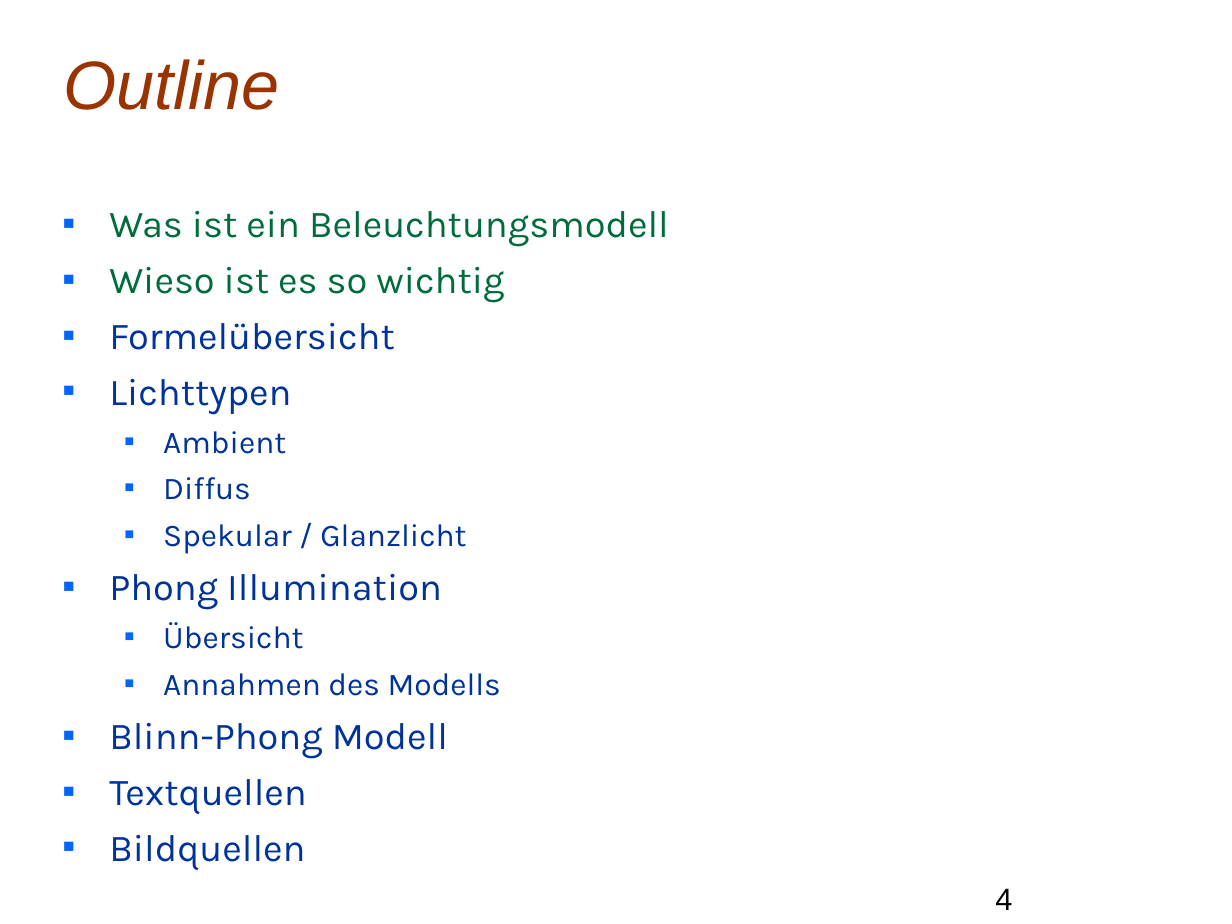
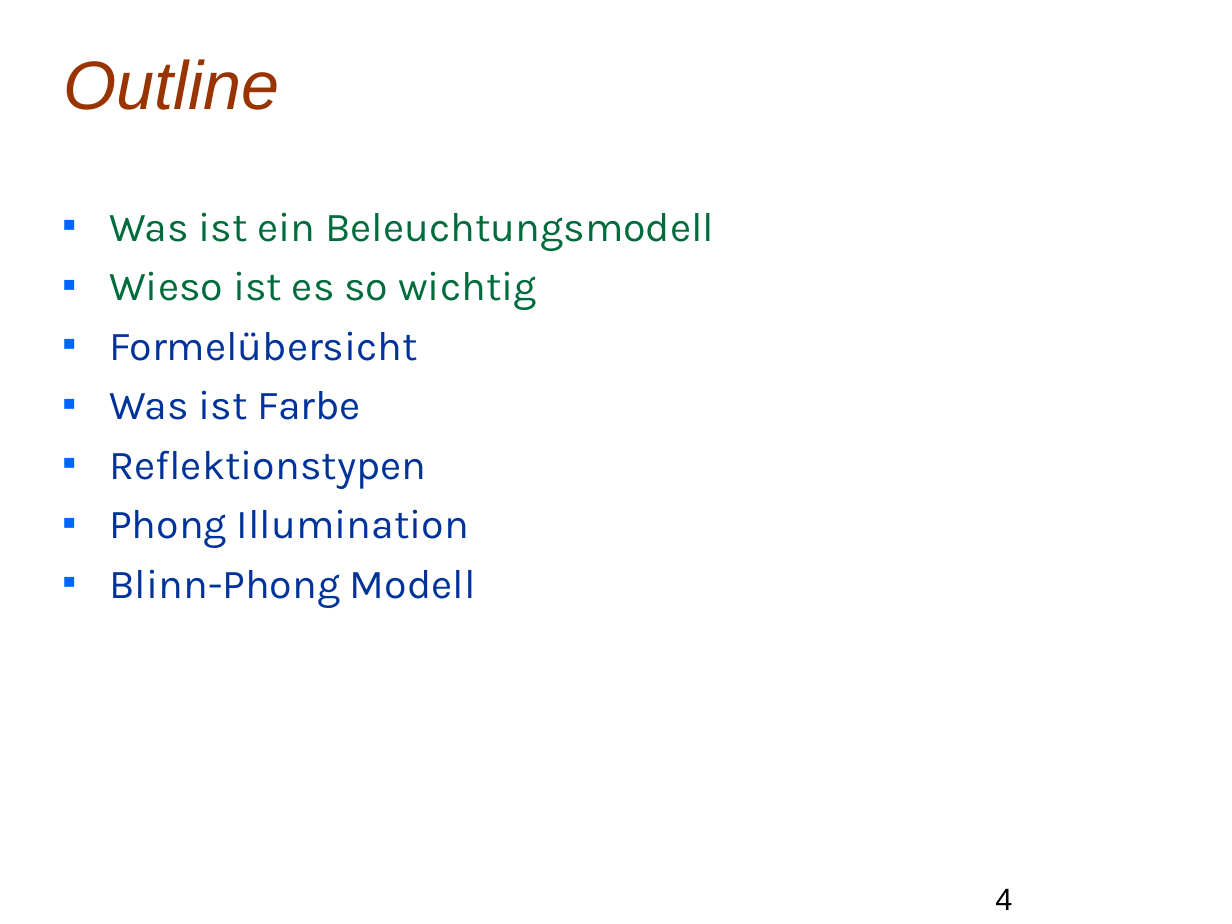
Before and after one commit to Mxtreme1/Presentation-on-The-Phong-Illumination-Model, a slide deck: slide 4 of PIM.odp. Drawn at 1232x924 pixels with LibreOffice and Linux fonts; fonts in the diff are those of the drawing; background and template pictures are left out. Boxes give left, top, right and bottom in pixels: in the first picture for what was removed or moved away, otherwise in the second. Text is boxed around its words. In the diff, an @@ line names an element or a change of style, - is before the commit and + after.

```diff
--- a/PIM.odp
+++ b/PIM.odp
@@ text at (109,212,714,608): size 22.2 to 24 pt in "Was ist ein Beleuchtungsmodell", "Wieso ist es so wichtig", "Formelübersicht", "Phong Illumination" and 1 more places @@
@@ text at (109,390,426,489): text changed; size 18.5 to 24 pt @@
-■ Lichttypen
-  ■ Ambient
-  ■ Diffus
-  ■ Spekular / Glanzlicht
+■ Was ist Farbe
+■ Reflektionstypen
@@ text at (163,622,501,696): paragraphs removed @@
-  ■ Übersicht
-  ■ Annahmen des Modells
@@ text at (109,779,307,814): paragraphs removed @@
-■ Textquellen
-■ Bildquellen
```
Also in this commit, not shown: 14 other slides changed, 1 slide added, 10 other files.
